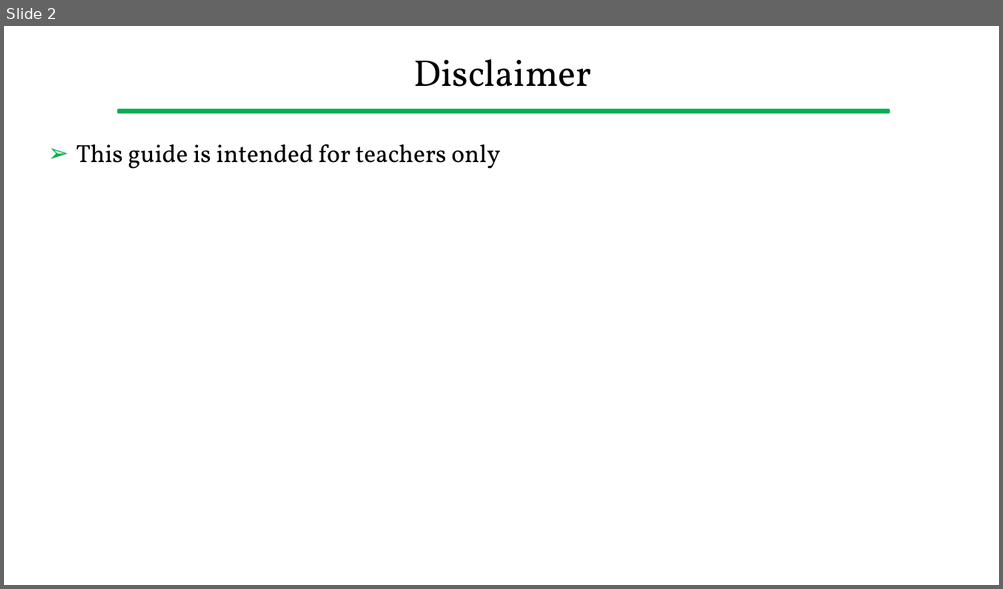
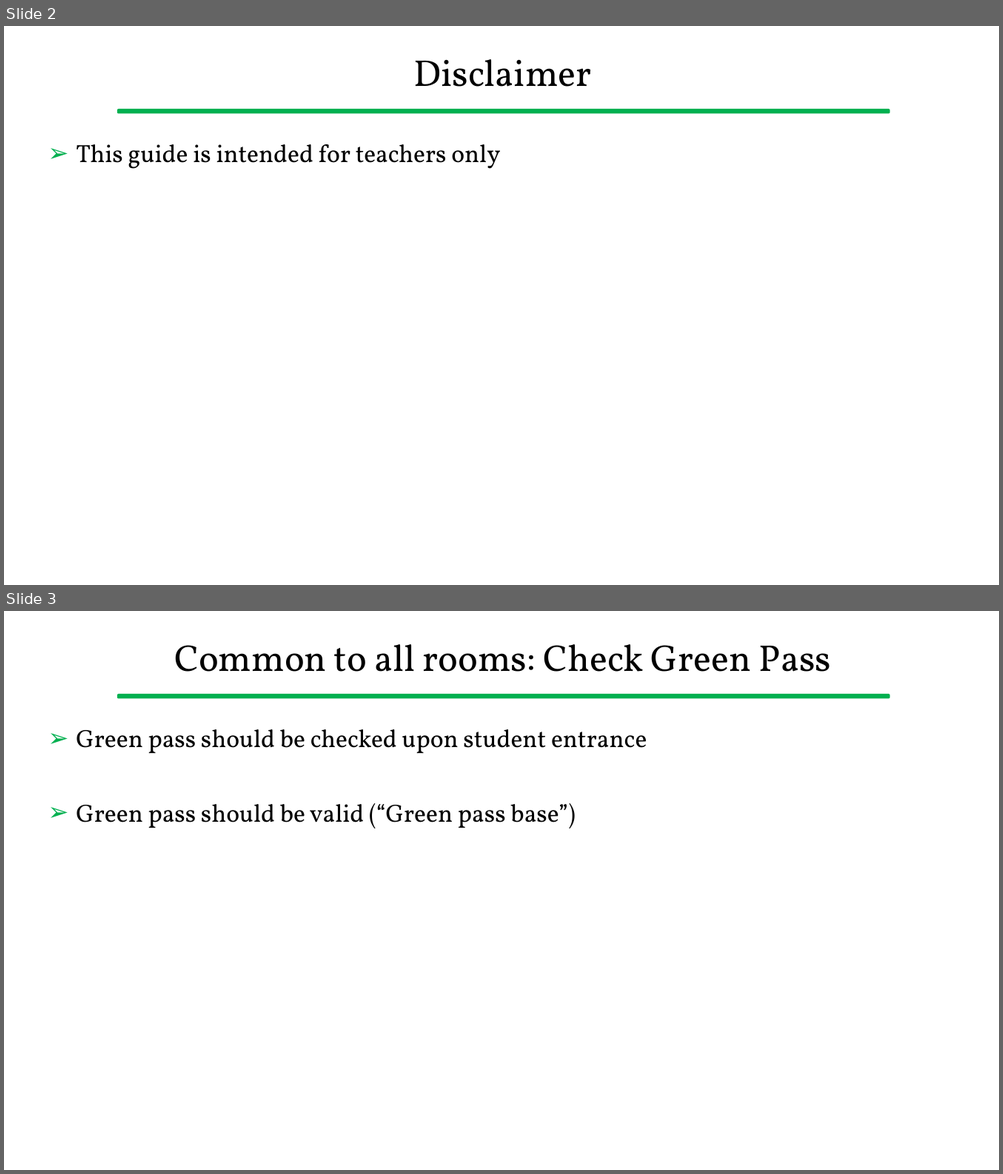
Before and after one commit to gcappon/bwthw, a slide deck: guides/setup_dual_mode_lessons.pptx. Shown one above the other, each under a label of ours: slide 2 before the commit, slides 2 and 3 after it. The pictures are 1003x589 and 1003x1174 pixels, drawn with LibreOffice and Linux fonts; fonts in the diff are those of the drawing. Boxes give left, top, right and bottom in pixels: in the first picture for what was removed or moved away, otherwise in the second. Text is boxed around its words. In the diff, an @@ line names an element or a change of style, - is before the commit and + after.

Commit message:
[master] updated the guide for setting up the rooms

```diff
--- a/guides/setup_dual_mode_lessons.pptx
+++ b/guides/setup_dual_mode_lessons.pptx
@@ slide 3 added at (x1=4, y1=611, x2=999, y2=1170), background #FFFFFF; not listed: 1 template element that a slide beside it also shows @@
@@ title added at (x1=174, y1=644, x2=831, y2=672), 36 pt, text #000000 @@
+Common to all rooms: Check Green Pass
@@ text added at (x1=76, y1=729, x2=647, y2=829), 24 pt, text #000000 @@
+➢ Green pass should be checked upon student entrance
+➢ Green pass should be valid (“Green pass base”)
```
Also in this commit, not shown: 1 other slide added, 1 other file.
